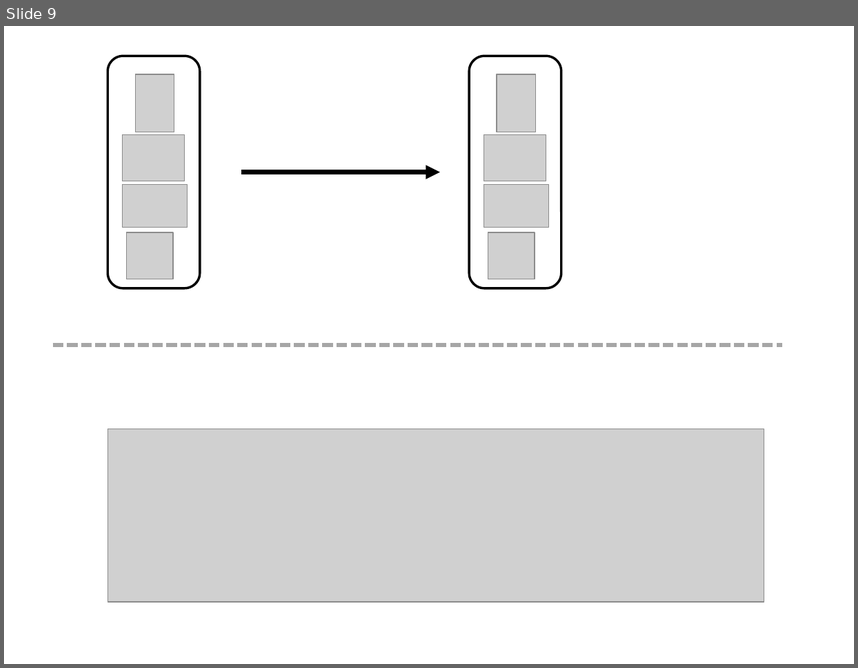
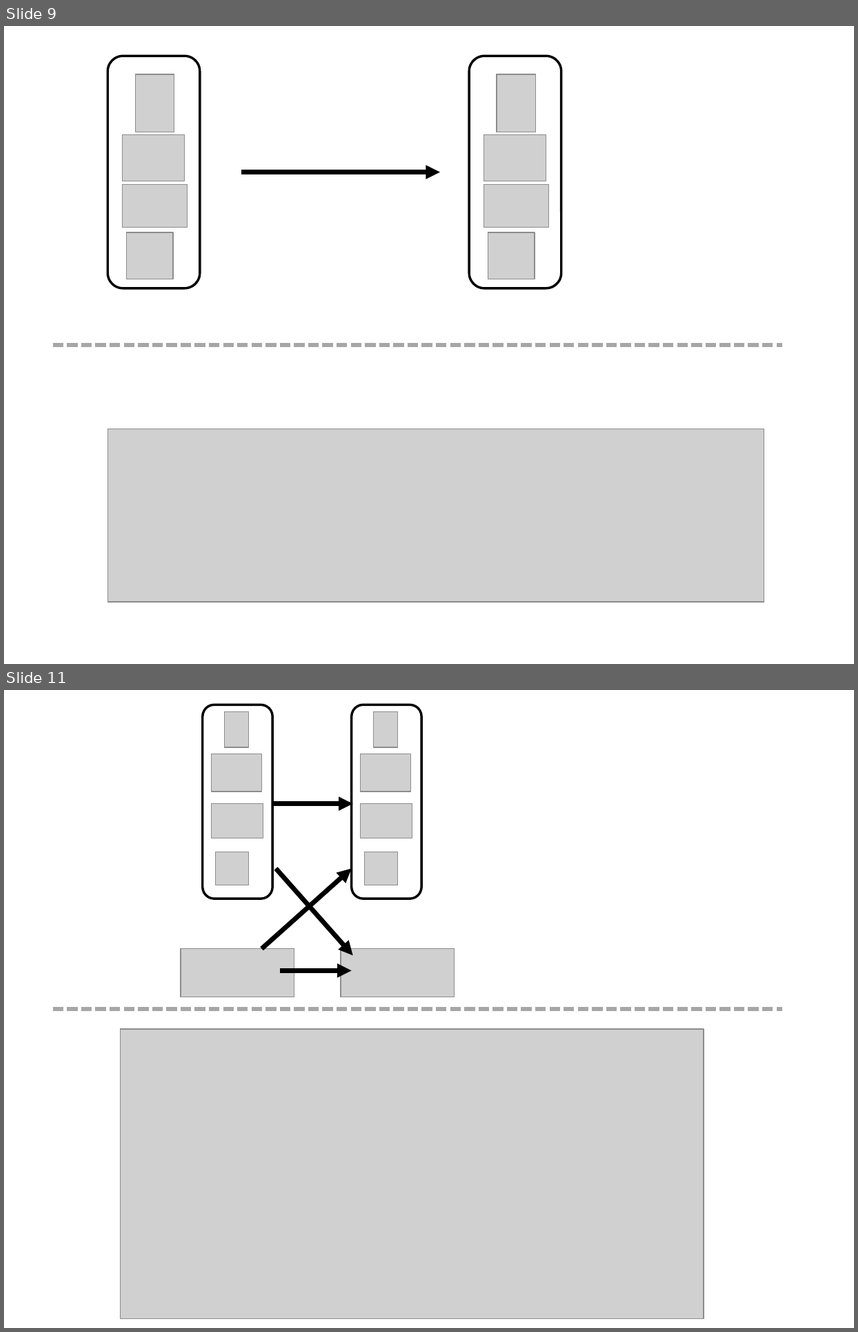
Before and after one commit to fdabl/bayes_workshop, a slide deck: cambridge/slides/img/des_flu_md.pptx. Shown one above the other, each under a label of ours: slide 9 before the commit, slides 9 and 11 after it; the slides between them are not shown. The pictures are 858x668 and 858x1332 pixels, drawn with LibreOffice and Linux fonts; fonts in the diff are those of the drawing; grey boxes stand for pictures. Boxes give left, top, right and bottom in pixels: in the first picture for what was removed or moved away, otherwise in the second. Text is boxed around its words. In the diff, an @@ line names an element or a change of style, - is before the commit and + after.

```diff
--- a/cambridge/slides/img/des_flu_md.pptx
+++ b/cambridge/slides/img/des_flu_md.pptx
@@ slide 11 added at [4,690,854,1328], background #FFFFFF @@
@@ rounded rectangle added at [203,704,272,898], outline #000000 2 pt @@
@@ rounded rectangle added at [352,704,421,898], outline #000000 2 pt @@
@@ picture added at [224,712,248,748] @@
@@ picture added at [374,712,397,748] @@
@@ picture added at [212,753,261,791] @@
@@ picture added at [360,753,410,791] @@
@@ picture added at [212,804,263,838] @@
@@ arrow added from (272, 804) to (352, 804), #000000 4 pt @@
@@ picture added at [360,804,412,838] @@
@@ picture added at [216,851,249,885] @@
@@ picture added at [364,851,397,885] @@
@@ arrow added from (261, 949) to (352, 869), #000000 4 pt @@
@@ arrow added from (276, 869) to (352, 955), #000000 4 pt @@
@@ picture added at [181,949,294,997] @@
@@ picture added at [341,949,455,997] @@
@@ arrow added from (280, 971) to (352, 971), #000000 4 pt @@
@@ line added from (52, 1009) to (783, 1009), #A6A6A6 3 pt dashed @@
@@ picture added at [121,1029,704,1318] @@
```
Also in this commit, not shown: 1 other slide added, 5 other files.
